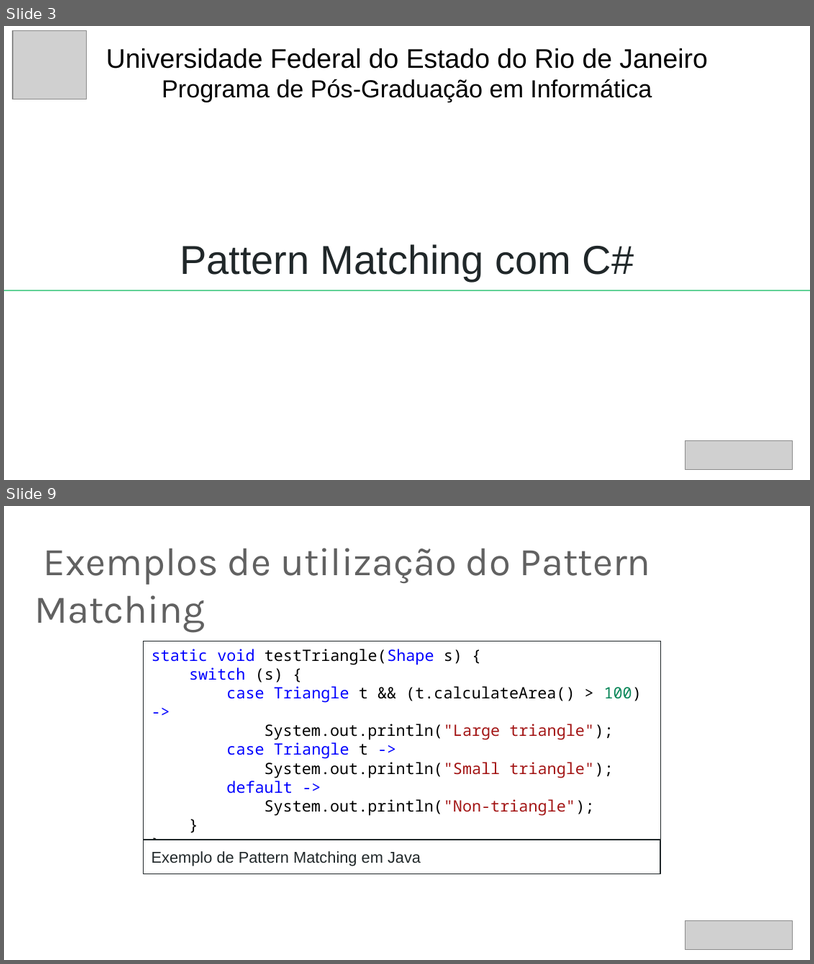
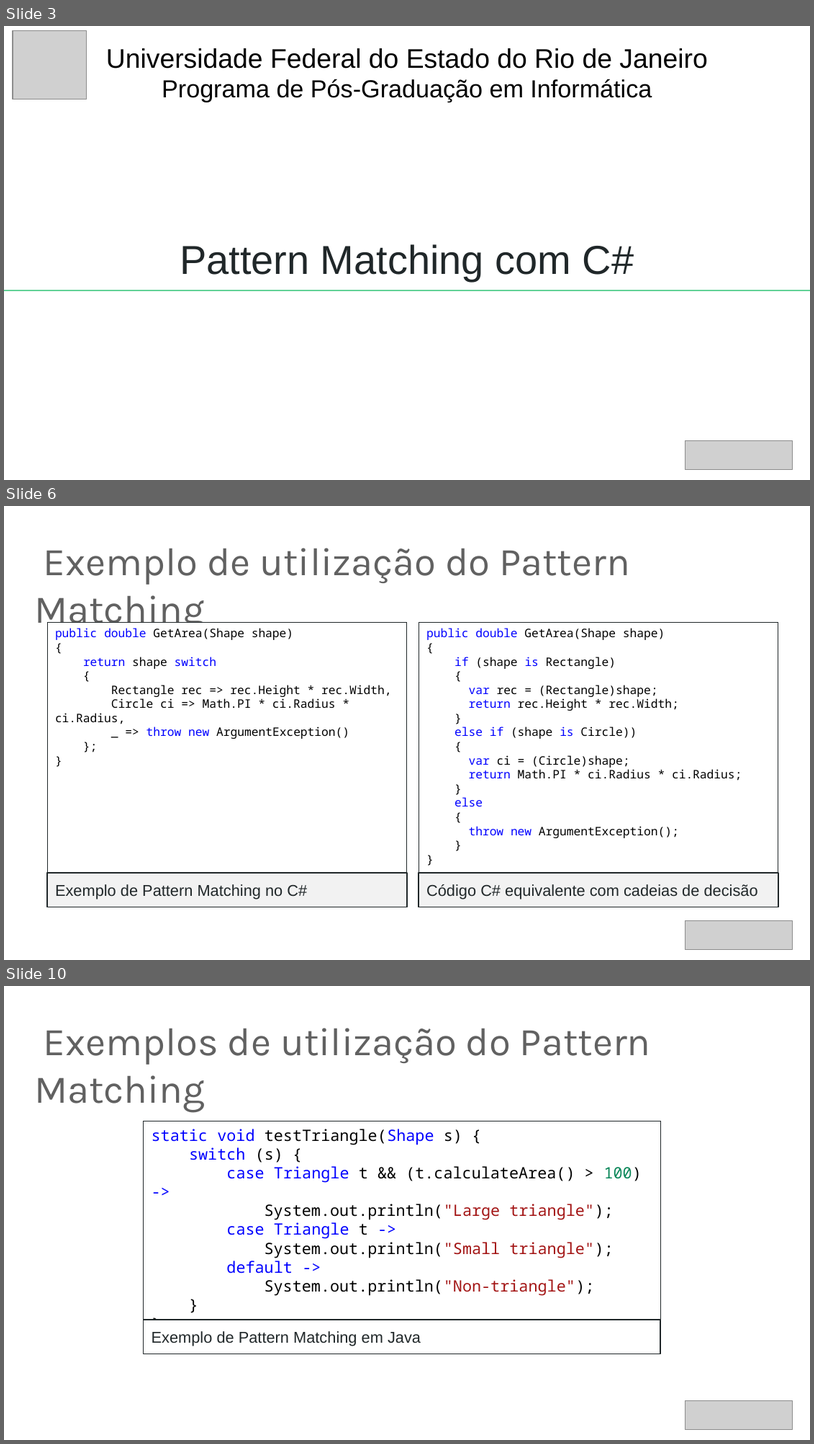
Before and after one commit to rafaelcruz-net/pattern-matching, a slide deck: Apresentacao_Defesa.pptx. Shown one above the other, each under a label of ours: slides 3 and 9 before the commit, slides 3, 6 and 10 after it; the slides between them are not shown. The pictures are 814x964 and 814x1444 pixels, drawn with LibreOffice and Linux fonts; fonts in the diff are those of the drawing; grey boxes stand for pictures. Boxes give left, top, right and bottom in pixels: in the first picture for what was removed or moved away, otherwise in the second. Text is boxed around its words. In the diff, an @@ line names an element or a change of style, - is before the commit and + after.

```diff
--- a/Apresentacao_Defesa.pptx
+++ b/Apresentacao_Defesa.pptx
@@ slide 6 added at [4,506,810,960], background #FFFFFF @@
@@ title added at [34,548,630,632], 35.1 pt, text #616161 @@
+Exemplo de utilização do Pattern Matching
@@ rectangle added at [47,622,407,873], fill #FFFFFF, outline #202729 0.75 pt, 10.5 pt, text #000000 @@
+public double GetArea(Shape shape)
+{
+return shape switch
+{
+Rectangle rec => rec.Height * rec.Width,
+Circle ci => Math.PI * ci.Radius * ci.Radius,
+_ => throw new ArgumentException()
+};
+}
@@ rectangle added at [419,622,778,873], fill #FFFFFF, outline #202729 0.75 pt, 10.5 pt, text #000000 @@
+public double GetArea(Shape shape)
+{
+if (shape is Rectangle)
+{
+var rec = (Rectangle)shape;
+return rec.Height * rec.Width;
+}
+else if (shape is Circle))
+{
+var ci = (Circle)shape;
+return Math.PI * ci.Radius * ci.Radius;
+}
+else
+{
+throw new ArgumentException();
+}
+}
@@ rectangle added at [47,872,407,906], fill #F2F2F2, outline #202729 1 pt, 14 pt, text #202729 @@
+Exemplo de Pattern Matching no C#
@@ rectangle added at [419,872,778,906], fill #F2F2F2, outline #202729 1 pt, 14 pt, text #202729 @@
+Código C# equivalente com cadeias de decisão
@@ picture added at [685,921,792,950] @@
@@ what was slide 9 is now slide 10 @@
```
Also in this commit, not shown: 23 slides changed, 2 other files.
